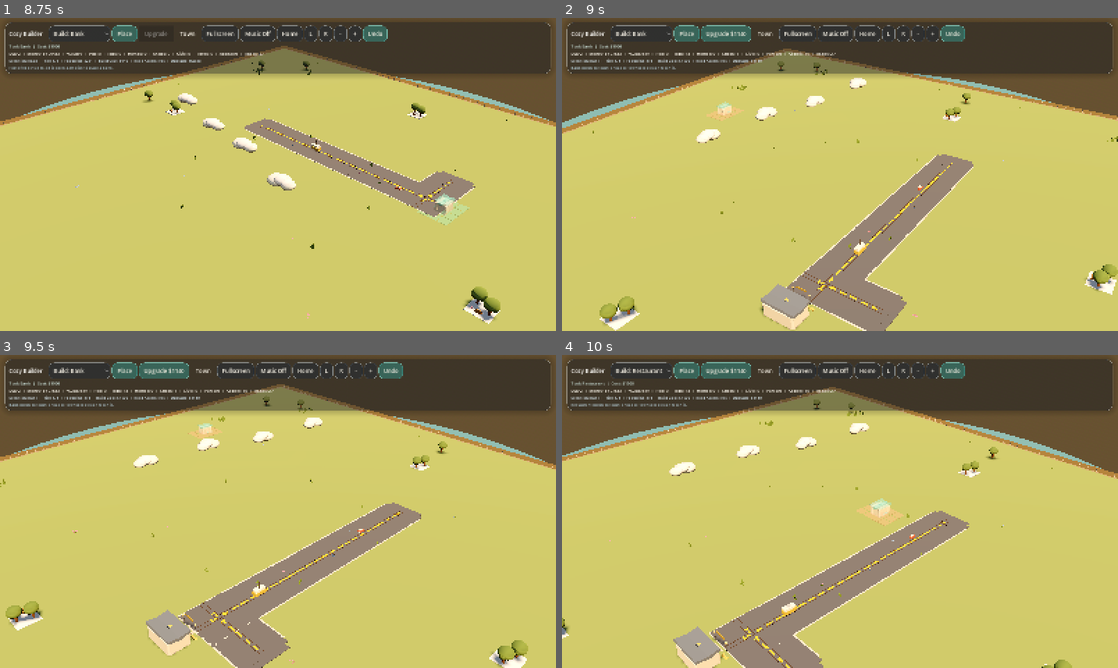
Above: before the commit, frames 1-4 (two rows, left to right).
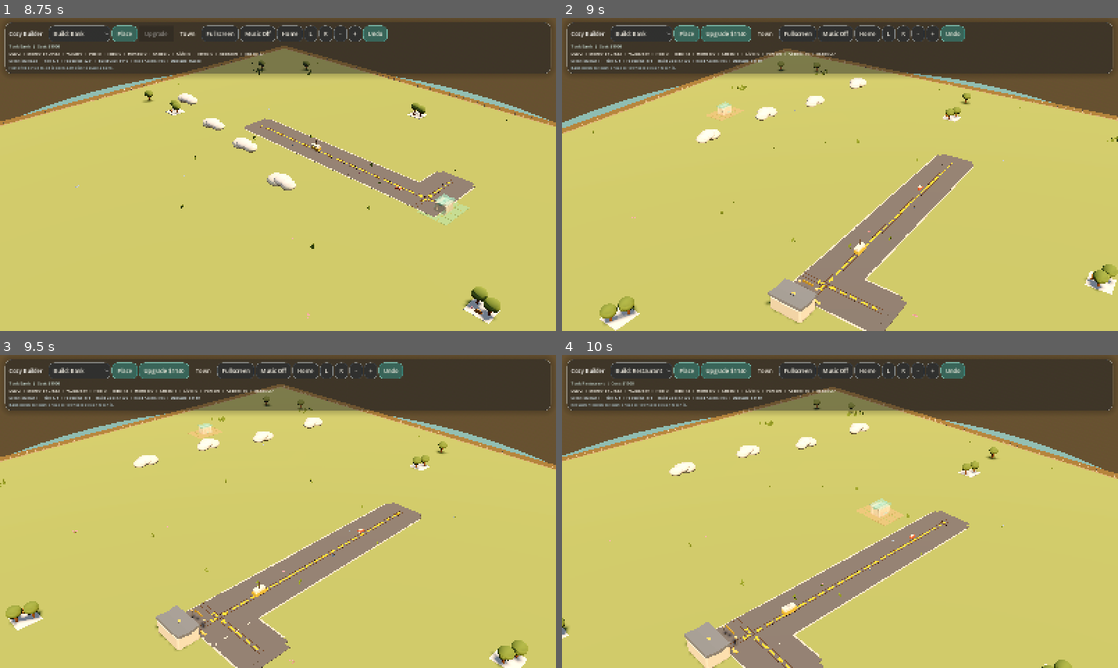
Above: after the commit, the same moments.

Repository: johnswaffles/my-backend-api
Game: Godot game, scene res://scenes/main_scene.tscn
The game is run twice, just before and just after one commit, with the same random seed, the same clock (stepped at 60 frames per second) and the same inputs.
Inputs (mouse positions are in pixels of both pictures, inside the frame that each line leads up to):
- Up to frame 1 (8.75 s): click "Build: Road" at 0.5 s; click "Place" at 1.25 s; click "Town" at 2 s; click "Home" at 2.75 s; click "L" at 3.5 s; click "R" at 4.25 s; tap Space at 5, 5.27, 8.27 s; move the mouse to (400, 158) at 5.02 s; hold D 5.03-5.75 s; tap 1 at 5.1 s; click (400, 158) at 5.17 s; tap Enter at 5.75, 6.5 s; drag from (166, 190) to (250, 237) at 5.77 s; move the mouse to (333, 105) at 6.52 s; hold D 6.53-7.25 s; tap 3 at 6.6 s; drag from (250, 237) to (111, 127) at 7.27 s; move the mouse to (444, 221) at 8.02 s; hold A from 8.03 s (still down); tap 5 at 8.1 s
- Up to frame 2 (9 s): release A at 8.75 s; tap Enter at 8.75 s; drag from (673, 127) to (756, 96) at 8.77 s
- Up to frame 3 (9.5 s): no input
- Up to frame 4 (10 s): move the mouse to (867, 511) at 9.52 s; hold S from 9.53 s (still down); tap 7 at 9.6 s; click (867, 511) at 9.67 s

Frame 1 is identical in both runs. In frame 2, 0.8% of the frame differs, in the area x 35-47%, y 83-100%; in frame 3, 0.7%; in frame 4, 0.8%.

Commit message:
Tighten property frontage spacing

Diff:
--- a/cozy-builder-godot/scripts/building_system.gd
+++ b/cozy-builder-godot/scripts/building_system.gd
@@ -84,13 +84,13 @@
 const MUSIC_STREAM_PATH := "res://assets/audio/neon-dreams.mp3"
 const PROPERTY_FRONT_SETBACK := 1.0
 const PROPERTY_FRONT_SETBACK_BY_TOOL := {
-	BUILD_TOOL_HOUSE: 1.6,
-	BUILD_TOOL_POLICE: 1.35,
-	BUILD_TOOL_FIRE: 1.35,
-	BUILD_TOOL_BANK: 1.55,
-	BUILD_TOOL_GROCERY: 1.65,
-	BUILD_TOOL_RESTAURANT: 1.45,
-	BUILD_TOOL_CORNER_STORE: 1.45,
+	BUILD_TOOL_HOUSE: 0.8,
+	BUILD_TOOL_POLICE: 0.8,
+	BUILD_TOOL_FIRE: 0.8,
+	BUILD_TOOL_BANK: 0.8,
+	BUILD_TOOL_GROCERY: 0.8,
+	BUILD_TOOL_RESTAURANT: 0.8,
+	BUILD_TOOL_CORNER_STORE: 0.8,
 }
 const PROPERTY_BUFFER_BY_TOOL := {
 	BUILD_TOOL_HOUSE: 1,
@@ -1235,19 +1235,6 @@
 		for x in range(min_x, max_x + 1):
 			if x >= anchor.x and x < anchor.x + footprint.x and y >= anchor.y and y < anchor.y + footprint.y:
 				continue
-			match frontage_side:
-				"north":
-					if y < anchor.y:
-						continue
-				"south":
-					if y >= anchor.y + footprint.y:
-						continue
-				"west":
-					if x < anchor.x:
-						continue
-				"east":
-					if x >= anchor.x + footprint.x:
-						continue
 			reserved.append(Vector2i(x, y))
 	return reserved
 
